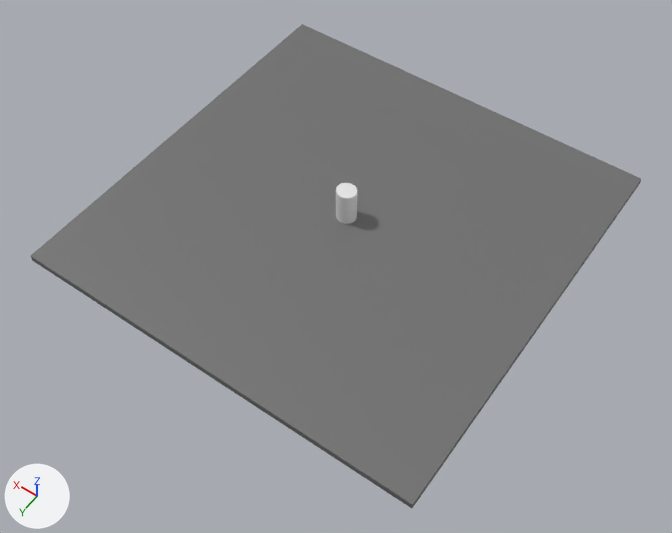
Before and after pictures for a commit that changed the Blender file level/debug/blend/debugLevel.blend.
Both versions are drawn from a 50 mm lens placed at (-18.9, 27.4, 38.3), pointed at (-1.4, 3.0, -0.1). Arrows for +X, +Y and +Z are at lower left; the lights stay in place.

In view in the first picture: 'Cylinder', 'floor-col'.
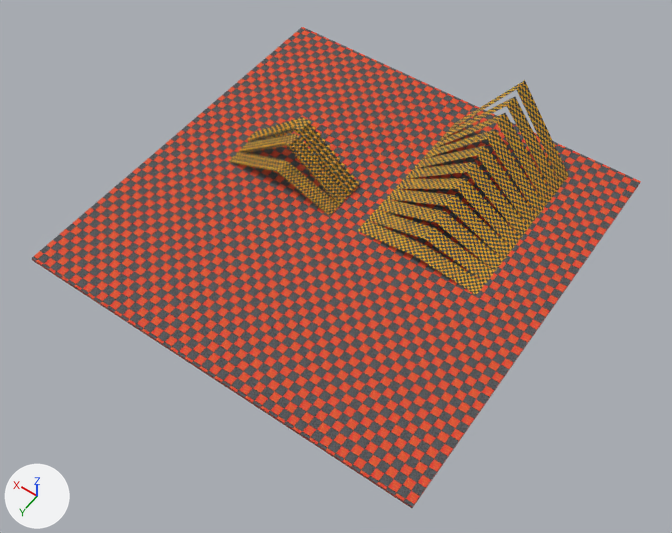
The newer file is also rescaled (x2.142) as a whole; pictures and numbers use the older file's frame.

Where the change shows, as pixel boxes (x1, y1, x2, y2) in the pictures (672 x 533 px):
'floor-col', recoloured, surface changed, moved, rescaled (grey to brown)
    before: (31, 24, 641, 508)
    after: (32, 27, 641, 508)
'ramp-col', added (orange)
    after: (357, 80, 569, 295)
'Cube-col.002', added (brown)
    after: (248, 117, 359, 195)
'Cube-col.001', added (brown)
    after: (239, 133, 349, 205)
'Cube-col', added (brown)
    after: (229, 152, 340, 216)
'Cylinder', deleted
    before: (336, 183, 357, 224)

Diff of the bpy script that builds the scene:
```diff
--- a/level/debug/blend/debugLevel.blend.py
+++ b/level/debug/blend/debugLevel.blend.py
@@ img_debugred_jpg @@
+img_debugred_jpg = load_image('debugRed.jpg', '../../../textures/level/debug/debugRed.jpg', 360, 360, 'sRGB')
@@ img_debugorange_jpg_001 @@
+img_debugorange_jpg_001 = load_image('debugOrange.jpg.001', '../../../textures/level/debug/debugOrange.jpg', 360, 360, 'sRGB')
@@ mat_debug_orange @@
+mat_debug_orange = principled_material('debug_Orange')
+mat_debug_orange.texture = img_debugred_jpg
+mat_debug_orange.roughness = 1.0
@@ mat_debug_yellow @@
+mat_debug_yellow = principled_material('debug_yellow')
+mat_debug_yellow.texture = img_debugorange_jpg_001
+mat_debug_yellow.metallic = 0.5
+mat_debug_yellow.roughness = 1.0
@@ me_cube_001 @@
 me_cube_001.from_pydata(...)  # 8 vertices, 6 faces; spans x -1.0..1.0, y -1.0..1.0, z -1.0..1.0
 # used by ob_floor_col; location = (0.0, 0.0, 0.0); scale = (11.9, 11.9, 0.209)
-me_cube_001.materials.append(mat_material)  # grey #6f6f6f
+# me_cube_001 part 1: texture (UV) coordinates of 6 of 6 faces, centred in x -1.0..1.0, y -1.0..1.0, z -1.0..1.0, changed; they spanned u 0.12..0.88, v 0.0..1.0 and now span u -24.98..25.65, v -37.47..38.47
+me_cube_001.materials.append(mat_debug_orange)  # picture img_debugred_jpg
@@ me_plane_003 @@
+me_plane_003.from_pydata(...)  # 88 vertices, 23 faces; spans x -15.0..1.0, y -1.0..21.0, z 0.0..11.0
+me_plane_003.materials.append(mat_debug_yellow)  # picture img_debugorange_jpg_001
@@ me_cube_022 @@
+me_cube_022.from_pydata(...)  # 136 vertices, 132 faces; spans x -16.0..-0.6, y -1.0..1.0, z -1.0..5.6
+me_cube_022.materials.append(mat_debug_yellow)  # picture img_debugorange_jpg_001
@@ me_cube_021 @@
+me_cube_021.from_pydata(...)  # 228 vertices, 227 faces; spans x -15.8..-0.6, y -1.0..1.0, z -1.0..1.9
+me_cube_021.materials.append(mat_debug_yellow)  # picture img_debugorange_jpg_001
@@ me_cube_020 @@
+me_cube_020.from_pydata(...)  # 228 vertices, 227 faces; spans x -15.8..-0.6, y -1.0..1.0, z -1.0..4.7
+me_cube_020.materials.append(mat_debug_yellow)  # picture img_debugorange_jpg_001
@@ ob_floor_col @@
 ob_floor_col = bpy.data.objects.new('floor-col', me_cube_001)
-ob_floor_col.location = (0.0, 0.0, 0.0)
-ob_floor_col.scale = (11.9, 11.9, 0.209)
+ob_floor_col.location = (0.0, 0.0, -0.09)
+ob_floor_col.scale = (11.9, 11.9, 0.0975)
@@ ob_cylinder @@
-ob_cylinder = bpy.data.objects.new('Cylinder', me_cylinder)
-ob_cylinder.location = (0.0, 0.0, 1.21)
-ob_cylinder.scale = (0.577, 0.55, 1.03)
@@ ob_ramp_col @@
+ob_ramp_col = bpy.data.objects.new('ramp-col', me_plane_003)
+ob_ramp_col.location = (-7.94, -0.09, 0.0)
+ob_ramp_col.rotation_euler = (0.0, 0.0, 3.142)  # degrees (0, 0, 180)
+ob_ramp_col.scale = (0.467, 0.467, 0.467)
@@ ob_cube_col_002 @@
+ob_cube_col_002 = bpy.data.objects.new('Cube-col.002', me_cube_022)
+ob_cube_col_002.location = (8.3, -1.94, 0.47)
+ob_cube_col_002.scale = (0.467, 0.467, 0.467)
@@ ob_cube_col @@
+ob_cube_col = bpy.data.objects.new('Cube-col', me_cube_021)
+ob_cube_col.location = (8.21, -0.07, 0.47)
+ob_cube_col.scale = (0.467, 0.467, 0.467)
@@ ob_cube_col_001 @@
+ob_cube_col_001 = bpy.data.objects.new('Cube-col.001', me_cube_020)
+ob_cube_col_001.location = (8.21, -1.01, 0.47)
+ob_cube_col_001.scale = (0.467, 0.467, 0.467)
```
